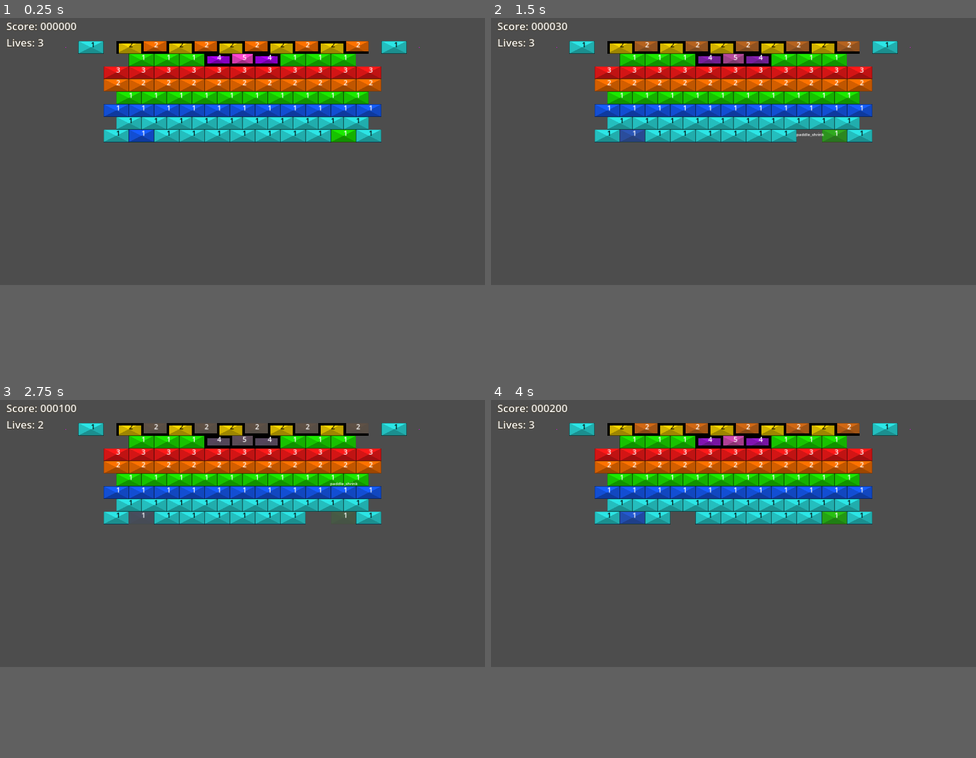
Above: before the commit, frames 1-4 (two rows, left to right).
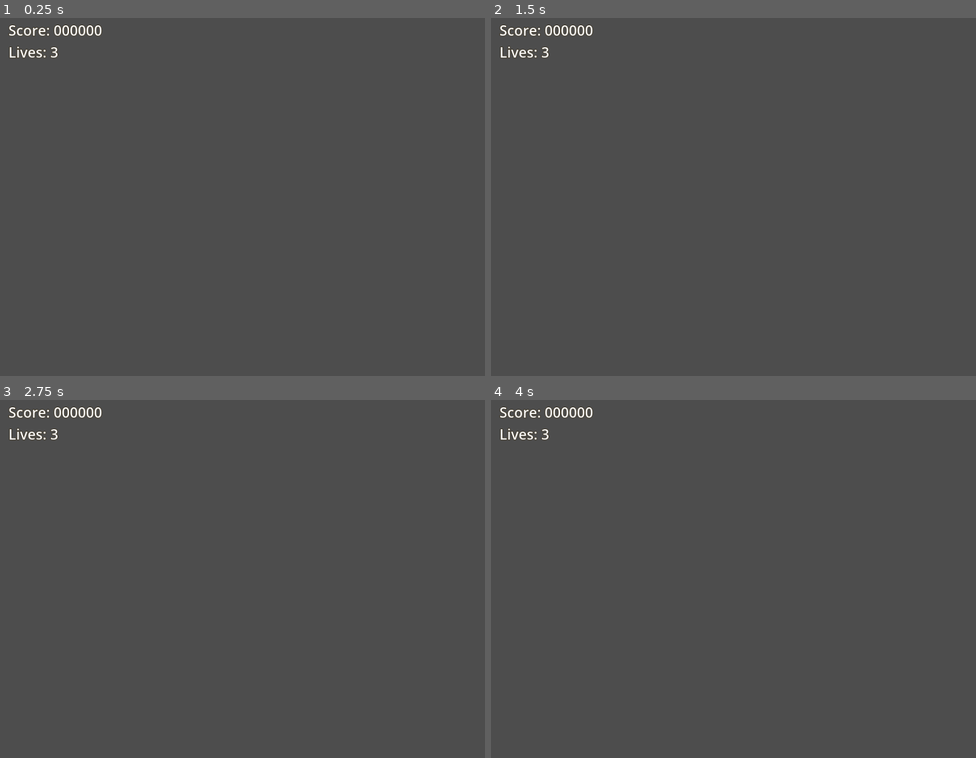
Above: after the commit, the same moments.

Repository: O-39889/brickout
Game: Godot game, scene res://scenes/main_level.tscn
The game is run twice, just before and just after one commit, with the same random seed, the same clock (stepped at 60 frames per second) and the same inputs.
Inputs (mouse positions are in pixels of both pictures, inside the frame that each line leads up to):
- Up to frame 1 (0.25 s): no input
- Up to frame 2 (1.5 s): tap Enter at 0.5 s; move the mouse to (757, 146) at 0.52 s; click (757, 146) at 0.67 s; move the mouse to (709, 150) at 1.27 s; click (709, 150) at 1.42 s
- Up to frame 3 (2.75 s): move the mouse to (252, 525) at 2.02 s; click (252, 525) at 2.17 s
- Up to frame 4 (4 s): tap R (debug_restart) at 2.75 s; move the mouse to (728, 536) at 2.77 s; click (728, 536) at 2.92 s; move the mouse to (767, 532) at 3.52 s; click (767, 532) at 3.67 s
The window is 800x450 before the commit and 800x600 after it. Grey fills any space a smaller window leaves; there, only what the larger window draws over its background counts as a difference.

The runs differ from the first frame. In frame 1, 16% of the frame differs, in the area x 1-87%, y 1-35%; in frame 2, 16%; in frame 3, 15%; in frame 4, 16%.

Commit message:
Change the viewport width and make the right wall dynamic hehe

Diff:
--- a/project.godot
+++ b/project.godot
@@ -27,7 +27,7 @@
 
 [display]
 
-window/size/viewport_width=1920
+window/size/viewport_width=1440
 window/size/viewport_height=1080
 window/size/mode=2
 window/stretch/mode="canvas_items"
--- a/scenes/main_level.tscn
+++ b/scenes/main_level.tscn
@@ -1,14 +1,10 @@
-[gd_scene load_steps=11 format=3 uid="uid://ivtwix13e1nt"]
+[gd_scene load_steps=7 format=3 uid="uid://ivtwix13e1nt"]
 
 [ext_resource type="PackedScene" uid="uid://cljyfysqemsgw" path="res://scenes/level.tscn" id="1_fbwrt"]
 [ext_resource type="PackedScene" uid="uid://coqsjdil7pruh" path="res://scenes/level_components/brick_component.tscn" id="3_kuuje"]
 [ext_resource type="PackedScene" uid="uid://jeo4t2v7ja84" path="res://scenes/level_components/powerup_component.tscn" id="4_5blil"]
-[ext_resource type="PackedScene" uid="uid://blofikyc7x7vn" path="res://scenes/RegularBrick.tscn" id="4_xeb2x"]
-[ext_resource type="PackedScene" uid="uid://blefa03mpdv8b" path="res://scenes/unbreakable_brick.tscn" id="5_s0seo"]
 [ext_resource type="PackedScene" uid="uid://c0pvsntagt4y6" path="res://scenes/level_components/ball_component.tscn" id="6_4tf2r"]
 [ext_resource type="Script" path="res://scripts/level_gui.gd" id="6_ip4hg"]
-[ext_resource type="PackedScene" uid="uid://clcdnhk8jx7nc" path="res://scenes/super_unbreakable_brick.tscn" id="6_xop2c"]
-[ext_resource type="PackedScene" uid="uid://bsyghdoqjjawc" path="res://scenes/shimmering_brick.tscn" id="8_rdjv8"]
 
 [sub_resource type="LabelSettings" id="LabelSettings_0fqg0"]
 font_size = 42
@@ -20,394 +16,6 @@
 
 [node name="BrickComponent" parent="." index="1" instance=ExtResource("3_kuuje")]
 metadata/_edit_lock_ = true
-
-[node name="Brick28" parent="BrickComponent" index="0" instance=ExtResource("4_xeb2x")]
-position = Vector2(960, 490)
-
-[node name="Brick31" parent="BrickComponent" index="1" instance=ExtResource("4_xeb2x")]
-position = Vector2(910, 440)
-
-[node name="Brick32" parent="BrickComponent" index="2" instance=ExtResource("4_xeb2x")]
-position = Vector2(1010, 440)
-
-[node name="Brick29" parent="BrickComponent" index="3" instance=ExtResource("4_xeb2x")]
-position = Vector2(1060, 490)
-
-[node name="Brick33" parent="BrickComponent" index="4" instance=ExtResource("4_xeb2x")]
-position = Vector2(1110, 440)
-
-[node name="Brick34" parent="BrickComponent" index="5" instance=ExtResource("4_xeb2x")]
-position = Vector2(1160, 490)
-
-[node name="Brick35" parent="BrickComponent" index="6" instance=ExtResource("4_xeb2x")]
-position = Vector2(1210, 440)
-
-[node name="Brick46" parent="BrickComponent" index="7" instance=ExtResource("4_xeb2x")]
-position = Vector2(1310, 440)
-
-[node name="Brick47" parent="BrickComponent" index="8" instance=ExtResource("4_xeb2x")]
-position = Vector2(1360, 390)
-color = 1
-
-[node name="Brick93" parent="BrickComponent" index="9" instance=ExtResource("4_xeb2x")]
-position = Vector2(560, 190)
-color = 2
-
-[node name="Brick94" parent="BrickComponent" index="10" instance=ExtResource("4_xeb2x")]
-position = Vector2(1360, 190)
-color = 2
-
-[node name="Brick106" parent="BrickComponent" index="11" instance=ExtResource("4_xeb2x")]
-position = Vector2(1260, 190)
-color = 2
-
-[node name="Brick107" parent="BrickComponent" index="12" instance=ExtResource("4_xeb2x")]
-position = Vector2(1160, 190)
-color = 2
-
-[node name="Brick108" parent="BrickComponent" index="13" instance=ExtResource("4_xeb2x")]
-position = Vector2(660, 190)
-color = 2
-
-[node name="Brick109" parent="BrickComponent" index="14" instance=ExtResource("4_xeb2x")]
-position = Vector2(760, 190)
-color = 2
-
-[node name="Brick110" parent="BrickComponent" index="15" instance=ExtResource("4_xeb2x")]
-position = Vector2(860, 190)
-is_shimmering = true
-color = 6
-protected_sides = 13
-
-[node name="Brick111" parent="BrickComponent" index="16" instance=ExtResource("4_xeb2x")]
-position = Vector2(1060, 190)
-is_shimmering = true
-color = 6
-protected_sides = 7
-
-[node name="Brick112" parent="BrickComponent" index="17" instance=ExtResource("4_xeb2x")]
-position = Vector2(960, 190)
-is_shimmering = true
-color = 7
-protected_sides = 14
-
-[node name="Brick48" parent="BrickComponent" index="18" instance=ExtResource("4_xeb2x")]
-position = Vector2(660, 390)
-color = 1
-
-[node name="Brick75" parent="BrickComponent" index="19" instance=ExtResource("4_xeb2x")]
-position = Vector2(560, 390)
-color = 1
-
-[node name="Brick36" parent="BrickComponent" index="20" instance=ExtResource("4_xeb2x")]
-position = Vector2(1260, 490)
-
-[node name="Brick37" parent="BrickComponent" index="21" instance=ExtResource("4_xeb2x")]
-position = Vector2(710, 440)
-
-[node name="Brick38" parent="BrickComponent" index="22" instance=ExtResource("4_xeb2x")]
-position = Vector2(760, 490)
-
-[node name="Brick72" parent="BrickComponent" index="23" instance=ExtResource("4_xeb2x")]
-position = Vector2(660, 490)
-
-[node name="Brick74" parent="BrickComponent" index="24" instance=ExtResource("4_xeb2x")]
-position = Vector2(610, 440)
-
-[node name="Brick30" parent="BrickComponent" index="25" instance=ExtResource("4_xeb2x")]
-position = Vector2(860, 490)
-
-[node name="Brick39" parent="BrickComponent" index="26" instance=ExtResource("4_xeb2x")]
-position = Vector2(810, 440)
-
-[node name="Brick40" parent="BrickComponent" index="27" instance=ExtResource("4_xeb2x")]
-position = Vector2(960, 390)
-color = 1
-
-[node name="Brick41" parent="BrickComponent" index="28" instance=ExtResource("4_xeb2x")]
-position = Vector2(1060, 390)
-color = 1
-
-[node name="Brick42" parent="BrickComponent" index="29" instance=ExtResource("4_xeb2x")]
-position = Vector2(1160, 390)
-color = 1
-
-[node name="Brick43" parent="BrickComponent" index="30" instance=ExtResource("4_xeb2x")]
-position = Vector2(1260, 390)
-color = 1
-
-[node name="Brick44" parent="BrickComponent" index="31" instance=ExtResource("4_xeb2x")]
-position = Vector2(760, 390)
-color = 1
-
-[node name="Brick45" parent="BrickComponent" index="32" instance=ExtResource("4_xeb2x")]
-position = Vector2(860, 390)
-color = 1
-
-[node name="Brick49" parent="BrickComponent" index="33" instance=ExtResource("4_xeb2x")]
-position = Vector2(1310, 340)
-color = 2
-
-[node name="Brick66" parent="BrickComponent" index="34" instance=ExtResource("4_xeb2x")]
-position = Vector2(1410, 340)
-color = 2
-
-[node name="Brick68" parent="BrickComponent" index="35" instance=ExtResource("4_xeb2x")]
-position = Vector2(1460, 390)
-color = 1
-
-[node name="Brick69" parent="BrickComponent" index="36" instance=ExtResource("4_xeb2x")]
-position = Vector2(1410, 440)
-
-[node name="Brick71" parent="BrickComponent" index="37" instance=ExtResource("4_xeb2x")]
-position = Vector2(1460, 490)
-
-[node name="Brick50" parent="BrickComponent" index="38" instance=ExtResource("4_xeb2x")]
-position = Vector2(610, 340)
-color = 2
-
-[node name="Brick76" parent="BrickComponent" index="39" instance=ExtResource("4_xeb2x")]
-position = Vector2(460, 390)
-color = 1
-
-[node name="Brick77" parent="BrickComponent" index="40" instance=ExtResource("4_xeb2x")]
-position = Vector2(460, 490)
-
-[node name="Brick78" parent="BrickComponent" index="41" instance=ExtResource("4_xeb2x")]
-position = Vector2(510, 440)
-
-[node name="Brick80" parent="BrickComponent" index="42" instance=ExtResource("4_xeb2x")]
-position = Vector2(510, 340)
-color = 2
-
-[node name="Brick51" parent="BrickComponent" index="43" instance=ExtResource("4_xeb2x")]
-position = Vector2(910, 340)
-color = 2
-
-[node name="Brick52" parent="BrickComponent" index="44" instance=ExtResource("4_xeb2x")]
-position = Vector2(1010, 340)
-color = 2
-
-[node name="Brick53" parent="BrickComponent" index="45" instance=ExtResource("4_xeb2x")]
-position = Vector2(1110, 340)
-color = 2
-
-[node name="Brick54" parent="BrickComponent" index="46" instance=ExtResource("4_xeb2x")]
-position = Vector2(1210, 340)
-color = 2
-
-[node name="Brick55" parent="BrickComponent" index="47" instance=ExtResource("4_xeb2x")]
-position = Vector2(710, 340)
-color = 2
-
-[node name="Brick56" parent="BrickComponent" index="48" instance=ExtResource("4_xeb2x")]
-position = Vector2(810, 340)
-color = 2
-
-[node name="Brick57" parent="BrickComponent" index="49" instance=ExtResource("4_xeb2x")]
-position = Vector2(1360, 290)
-color = 4
-
-[node name="Brick58" parent="BrickComponent" index="50" instance=ExtResource("4_xeb2x")]
-position = Vector2(660, 290)
-color = 4
-
-[node name="Brick79" parent="BrickComponent" index="51" instance=ExtResource("4_xeb2x")]
-position = Vector2(560, 290)
-color = 4
-
-[node name="Brick59" parent="BrickComponent" index="52" instance=ExtResource("4_xeb2x")]
-position = Vector2(960, 290)
-color = 4
-
-[node name="Brick60" parent="BrickComponent" index="53" instance=ExtResource("4_xeb2x")]
-position = Vector2(1060, 290)
-color = 4
-
-[node name="Brick61" parent="BrickComponent" index="54" instance=ExtResource("4_xeb2x")]
-position = Vector2(1160, 290)
-color = 4
-
-[node name="Brick62" parent="BrickComponent" index="55" instance=ExtResource("4_xeb2x")]
-position = Vector2(1260, 290)
-color = 4
-
-[node name="Brick63" parent="BrickComponent" index="56" instance=ExtResource("4_xeb2x")]
-position = Vector2(760, 290)
-color = 4
-
-[node name="Brick64" parent="BrickComponent" index="57" instance=ExtResource("4_xeb2x")]
-position = Vector2(860, 290)
-color = 4
-
-[node name="Brick65" parent="BrickComponent" index="58" instance=ExtResource("4_xeb2x")]
-position = Vector2(1260, 240)
-color = 5
-
-[node name="Brick67" parent="BrickComponent" index="59" instance=ExtResource("4_xeb2x")]
-position = Vector2(1360, 240)
-color = 5
-
-[node name="Brick91" parent="BrickComponent" index="60" instance=ExtResource("4_xeb2x")]
-position = Vector2(1460, 240)
-color = 5
-
-[node name="Brick81" parent="BrickComponent" index="61" instance=ExtResource("4_xeb2x")]
-position = Vector2(1460, 290)
-color = 4
-
-[node name="Brick82" parent="BrickComponent" index="62" instance=ExtResource("4_xeb2x")]
-position = Vector2(560, 240)
-color = 5
-
-[node name="Brick83" parent="BrickComponent" index="63" instance=ExtResource("4_xeb2x")]
-position = Vector2(460, 290)
-color = 4
-
-[node name="Brick84" parent="BrickComponent" index="64" instance=ExtResource("4_xeb2x")]
-position = Vector2(460, 240)
-color = 5
-
-[node name="Brick92" parent="BrickComponent" index="65" instance=ExtResource("4_xeb2x")]
-position = Vector2(360, 140)
-
-[node name="Brick95" parent="BrickComponent" index="66" instance=ExtResource("4_xeb2x")]
-position = Vector2(510, 140)
-color = 3
-protected_sides = 9
-
-[node name="Brick96" parent="BrickComponent" index="67" instance=ExtResource("4_xeb2x")]
-position = Vector2(610, 140)
-is_shimmering = true
-color = 4
-protected_sides = 12
-
-[node name="Brick97" parent="BrickComponent" index="68" instance=ExtResource("4_xeb2x")]
-position = Vector2(710, 140)
-color = 3
-protected_sides = 9
-
-[node name="Brick99" parent="BrickComponent" index="69" instance=ExtResource("4_xeb2x")]
-position = Vector2(810, 140)
-is_shimmering = true
-color = 4
-protected_sides = 12
-
-[node name="Brick100" parent="BrickComponent" index="70" instance=ExtResource("4_xeb2x")]
-position = Vector2(910, 140)
-color = 3
-protected_sides = 9
-
-[node name="Brick101" parent="BrickComponent" index="71" instance=ExtResource("4_xeb2x")]
-position = Vector2(1010, 140)
-is_shimmering = true
-color = 4
-protected_sides = 12
-
-[node name="Brick102" parent="BrickComponent" index="72" instance=ExtResource("4_xeb2x")]
-position = Vector2(1110, 140)
-color = 3
-protected_sides = 9
-
-[node name="Brick103" parent="BrickComponent" index="73" instance=ExtResource("4_xeb2x")]
-position = Vector2(1210, 140)
-is_shimmering = true
-color = 4
-protected_sides = 12
-
-[node name="Brick104" parent="BrickComponent" index="74" instance=ExtResource("4_xeb2x")]
-position = Vector2(1310, 140)
-color = 3
-protected_sides = 9
-
-[node name="Brick105" parent="BrickComponent" index="75" instance=ExtResource("4_xeb2x")]
-position = Vector2(1410, 140)
-is_shimmering = true
-color = 4
-protected_sides = 12
-
-[node name="Brick98" parent="BrickComponent" index="76" instance=ExtResource("4_xeb2x")]
-position = Vector2(1560, 140)
-
-[node name="Brick85" parent="BrickComponent" index="77" instance=ExtResource("4_xeb2x")]
-position = Vector2(860, 240)
-color = 5
-
-[node name="Brick86" parent="BrickComponent" index="78" instance=ExtResource("4_xeb2x")]
-position = Vector2(960, 240)
-color = 5
-
-[node name="Brick87" parent="BrickComponent" index="79" instance=ExtResource("4_xeb2x")]
-position = Vector2(1060, 240)
-color = 5
-
-[node name="Brick88" parent="BrickComponent" index="80" instance=ExtResource("4_xeb2x")]
-position = Vector2(1160, 240)
-color = 5
-
-[node name="Brick89" parent="BrickComponent" index="81" instance=ExtResource("4_xeb2x")]
-position = Vector2(660, 240)
-color = 5
-
-[node name="Brick90" parent="BrickComponent" index="82" instance=ExtResource("4_xeb2x")]
-position = Vector2(760, 240)
-color = 5
-
-[node name="IndestructibleBrick12" parent="BrickComponent" index="83" instance=ExtResource("5_s0seo")]
-position = Vector2(1510, 440)
-
-[node name="IndestructibleBrick13" parent="BrickComponent" index="84" instance=ExtResource("5_s0seo")]
-position = Vector2(1510, 340)
-
-[node name="IndestructibleBrick14" parent="BrickComponent" index="85" instance=ExtResource("5_s0seo")]
-position = Vector2(1560, 390)
-
-[node name="IndestructibleBrick15" parent="BrickComponent" index="86" instance=ExtResource("5_s0seo")]
-position = Vector2(1560, 490)
-
-[node name="IndestructibleBrick16" parent="BrickComponent" index="87" instance=ExtResource("5_s0seo")]
-position = Vector2(1560, 290)
-
-[node name="IndestructibleBrick17" parent="BrickComponent" index="88" instance=ExtResource("5_s0seo")]
-position = Vector2(1560, 240)
-
-[node name="IndestructibleBrick19" parent="BrickComponent" index="89" instance=ExtResource("5_s0seo")]
-position = Vector2(1610, 190)
-
-[node name="IndestructibleBrick20" parent="BrickComponent" index="90" instance=ExtResource("5_s0seo")]
-position = Vector2(1660, 140)
-
-[node name="ShimmeringBrick" parent="BrickComponent" index="91" instance=ExtResource("8_rdjv8")]
-position = Vector2(560, 490)
-color = 1
-
-[node name="ShimmeringBrick2" parent="BrickComponent" index="92" instance=ExtResource("8_rdjv8")]
-position = Vector2(1360, 490)
-color = 2
-
-[node name="SuperUnbreakableBrick" parent="BrickComponent" index="93" instance=ExtResource("6_xop2c")]
-position = Vector2(360, 290)
-
-[node name="SuperUnbreakableBrick6" parent="BrickComponent" index="94" instance=ExtResource("6_xop2c")]
-position = Vector2(360, 240)
-
-[node name="SuperUnbreakableBrick7" parent="BrickComponent" index="95" instance=ExtResource("6_xop2c")]
-position = Vector2(310, 190)
-
-[node name="SuperUnbreakableBrick8" parent="BrickComponent" index="96" instance=ExtResource("6_xop2c")]
-position = Vector2(260, 140)
-
-[node name="SuperUnbreakableBrick2" parent="BrickComponent" index="97" instance=ExtResource("6_xop2c")]
-position = Vector2(410, 340)
-
-[node name="SuperUnbreakableBrick3" parent="BrickComponent" index="98" instance=ExtResource("6_xop2c")]
-position = Vector2(360, 390)
-
-[node name="SuperUnbreakableBrick4" parent="BrickComponent" index="99" instance=ExtResource("6_xop2c")]
-position = Vector2(410, 440)
-
-[node name="SuperUnbreakableBrick5" parent="BrickComponent" index="100" instance=ExtResource("6_xop2c")]
-position = Vector2(360, 490)
 
 [node name="PowerupComponent" parent="." index="2" instance=ExtResource("4_5blil")]
 metadata/_edit_lock_ = true
--- a/scripts/Level.gd
+++ b/scripts/Level.gd
@@ -43,6 +43,7 @@
 		create_paddle();
 	EventBus.ball_lost.connect(_on_ball_lost);
 	EventBus.barrier_hit.connect(_on_barrier_hit);
+	$Walls/WallRight.position.x = get_viewport_rect().size.x;
 
 
 func _enter_tree():
